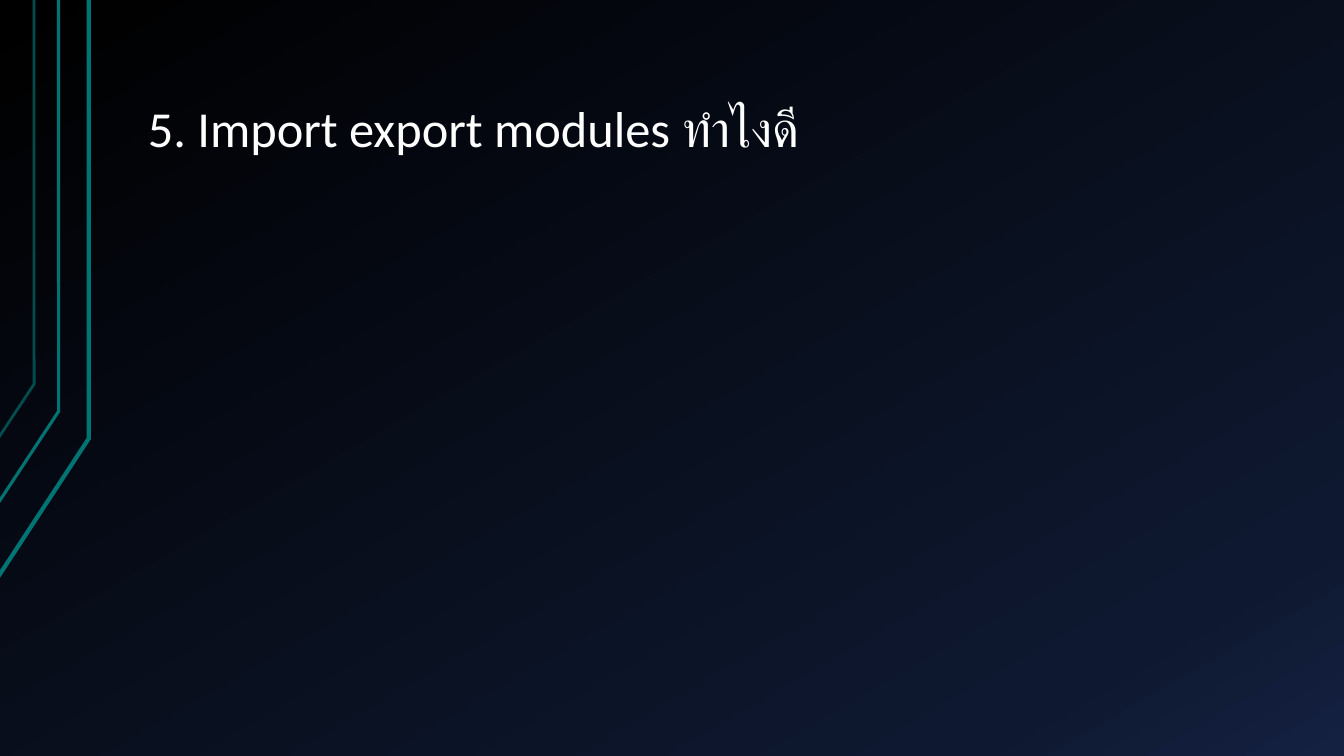
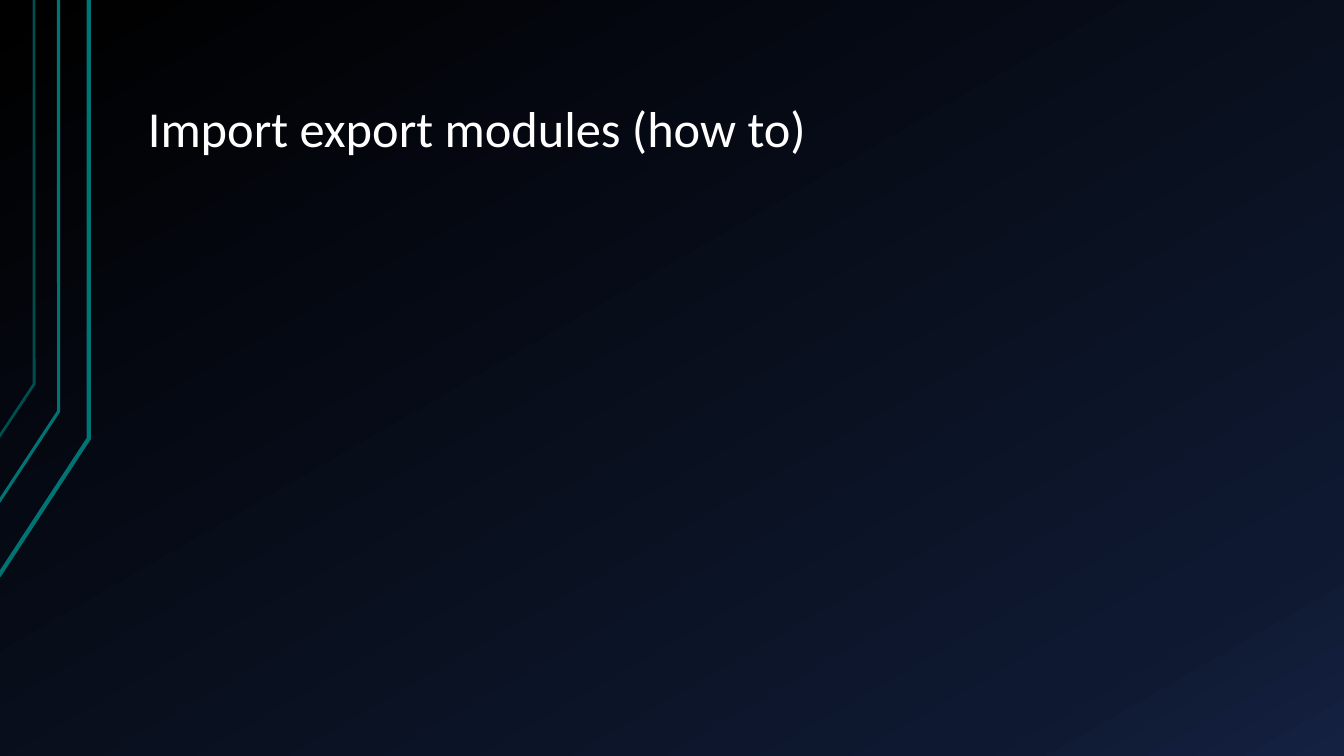
Before and after one commit to tomhero/PG-Team-Modern-JS-Practices, a slide deck: slide 35 of Modern JavaScript.pptx (slide 31 before the commit). Drawn at 1344x756 pixels with LibreOffice and Linux fonts; fonts in the diff are those of the drawing. Boxes give left, top, right and bottom in pixels: in the first picture for what was removed or moved away, otherwise in the second. Text is boxed around its words. In the diff, an @@ line names an element or a change of style, - is before the commit and + after.

Commit message:
add more slide

```diff
--- a/Modern JavaScript.pptx
+++ b/Modern JavaScript.pptx
@@ title at [148, 110, 806, 155]: text changed @@
-5. Import export modules ทำไงดี
+Import export modules (how to)
```
Also in this commit, not shown: 2 other slides changed, 4 slides added, 2 other files.
